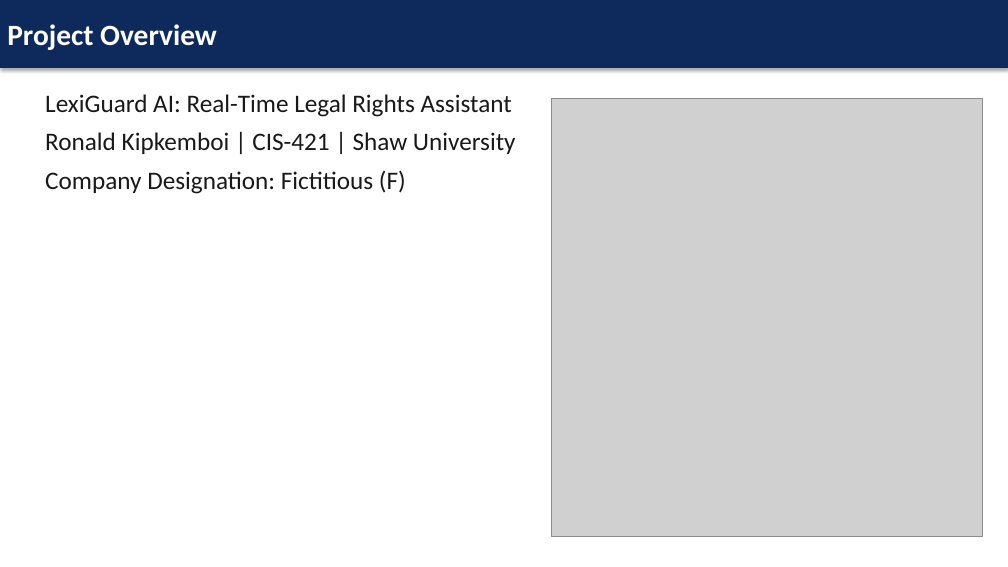
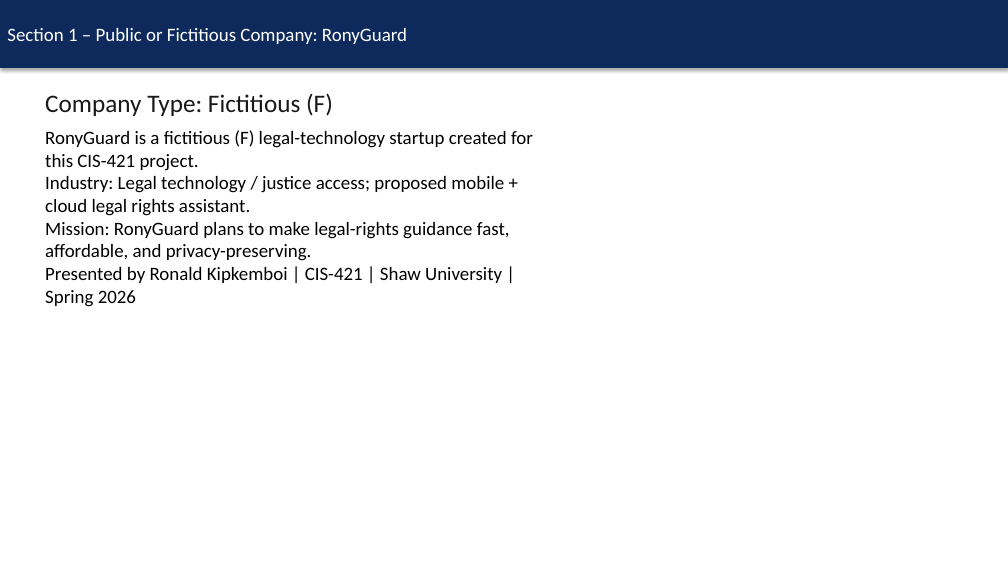
Before and after one commit to Ronykipkemboi/ai-legal-rights-assistant, a slide deck: slide 1 of Presentation.pptx. Drawn at 1008x567 pixels with LibreOffice and Linux fonts; fonts in the diff are those of the drawing; grey boxes stand for pictures. Boxes give left, top, right and bottom in pixels: in the first picture for what was removed or moved away, otherwise in the second. Text is boxed around its words. In the diff, an @@ line names an element or a change of style, - is before the commit and + after.

```diff
--- a/Presentation.pptx
+++ b/Presentation.pptx
@@ text in rectangle at [7, 28, 407, 44]: text changed; size 28 to 18 pt; bold off @@
-Project Overview
+Section 1 – Public or Fictitious Company: RonyGuard
@@ text at [45, 93, 533, 307]: text changed; size 24 to 18 pt; text colour #191919 to #000000 @@
-LexiGuard AI: Real-Time Legal Rights Assistant
-Ronald Kipkemboi | CIS-421 | Shaw University
-Company Designation: Fictitious (F)
+Company Type: Fictitious (F)
+RonyGuard is a fictitious (F) legal-technology startup created for this CIS-421 project.
+Industry: Legal technology / justice access; proposed mobile + cloud legal rights assistant.
+Mission: RonyGuard plans to make legal-rights guidance fast, affordable, and privacy-preserving.
+Presented by Ronald Kipkemboi | CIS-421 | Shaw University | Spring 2026
@@ picture removed at [552, 98, 983, 537] @@
```
Also in this commit, not shown: 5 other slides changed, 1 slide added, 1 slide removed.
